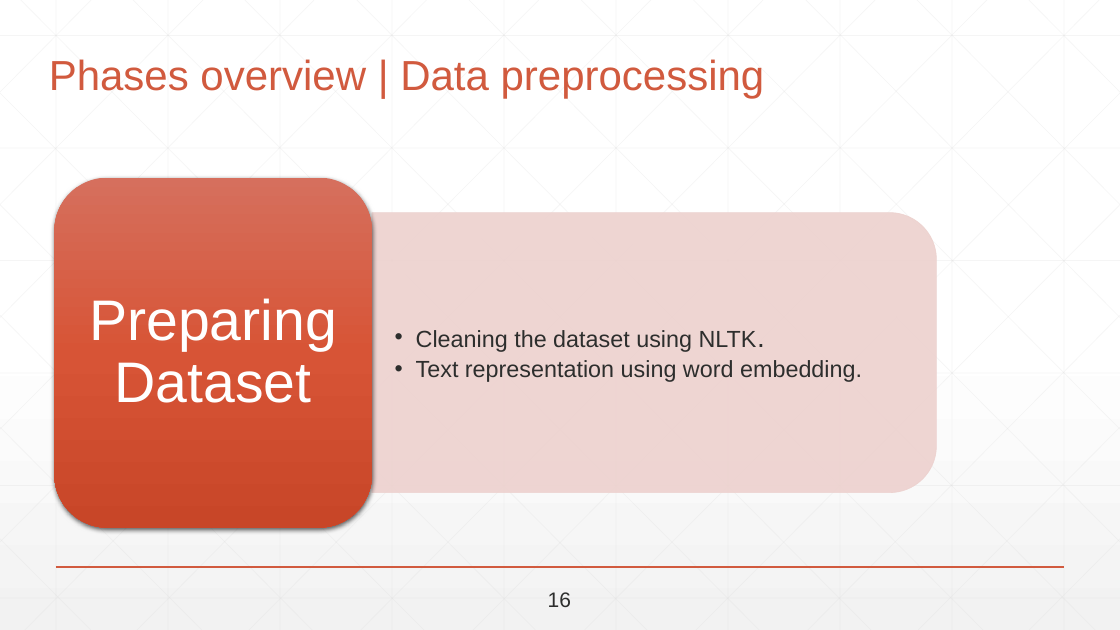
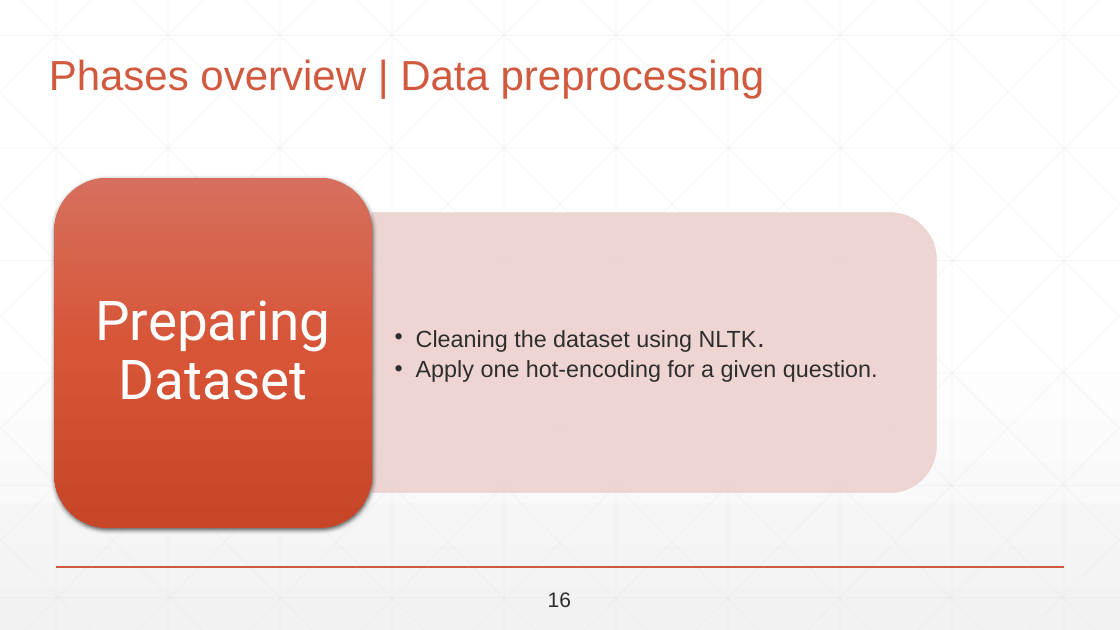
Before and after one commit to abdallahshaaban/Visual-Question-Answering, a slide deck: slide 12 of Second Seminar/Visual-QA Second Seminar.pptx (slide 16 before the commit). Drawn at 1120x630 pixels with LibreOffice and Linux fonts; fonts in the diff are those of the drawing. Boxes give left, top, right and bottom in pixels: in the first picture for what was removed or moved away, otherwise in the second. Text is boxed around its words. In the diff, an @@ line names an element or a change of style, - is before the commit and + after.

```diff
--- a/Second Seminar/Visual-QA Second Seminar.pptx
+++ b/Second Seminar/Visual-QA Second Seminar.pptx
@@ text "Preparing Dataset" at bbox=[95, 300, 330, 400]: size 49 to 47 pt, font Arial to Roboto @@
@@ text at bbox=[416, 360, 878, 382]: text changed @@
-  •• Text representation using word embedding.
+  •• Apply one hot-encoding for a given question.
```
Also in this commit, not shown: 12 other slides changed, 22 slides added, 5 slides removed, 1 other file.
